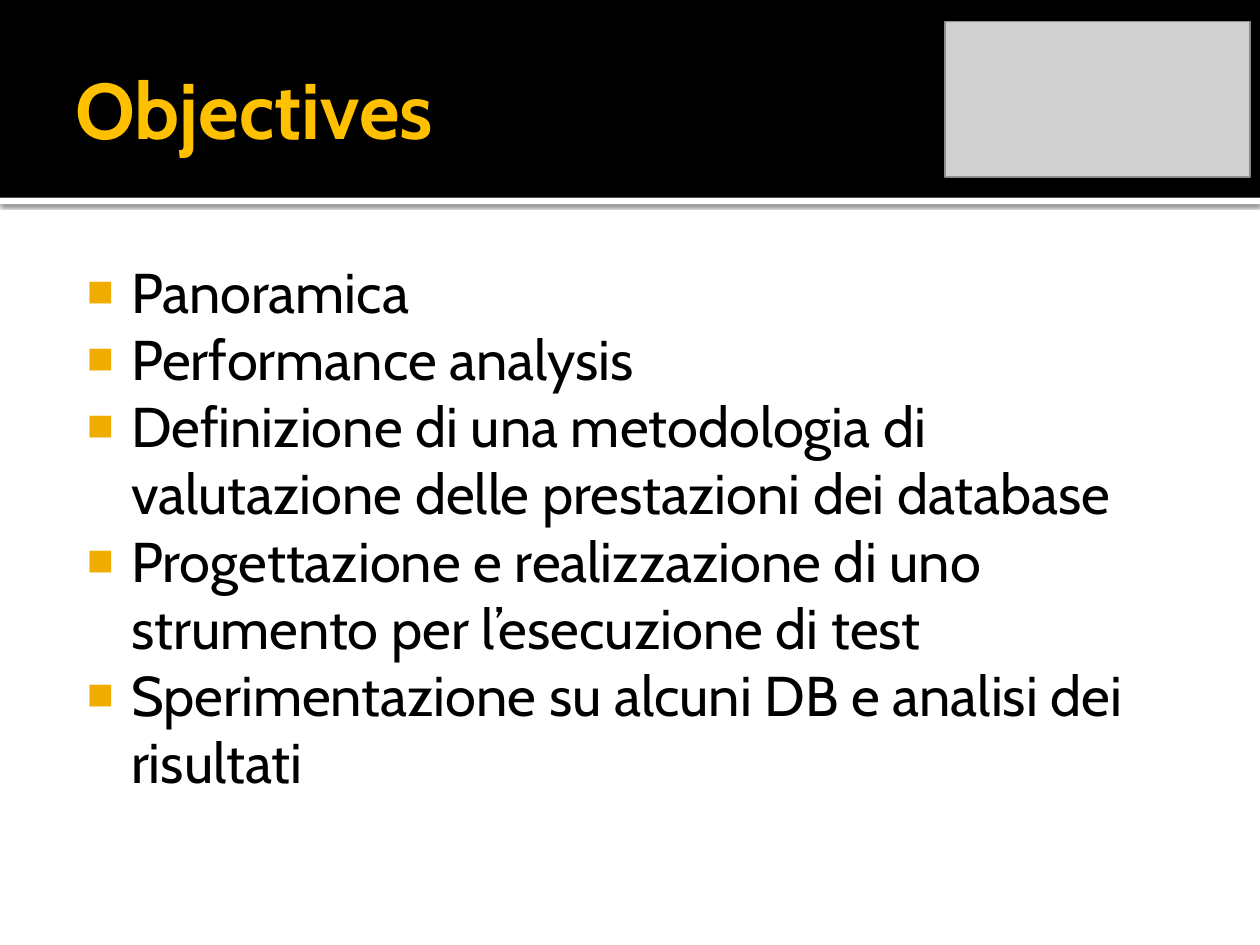
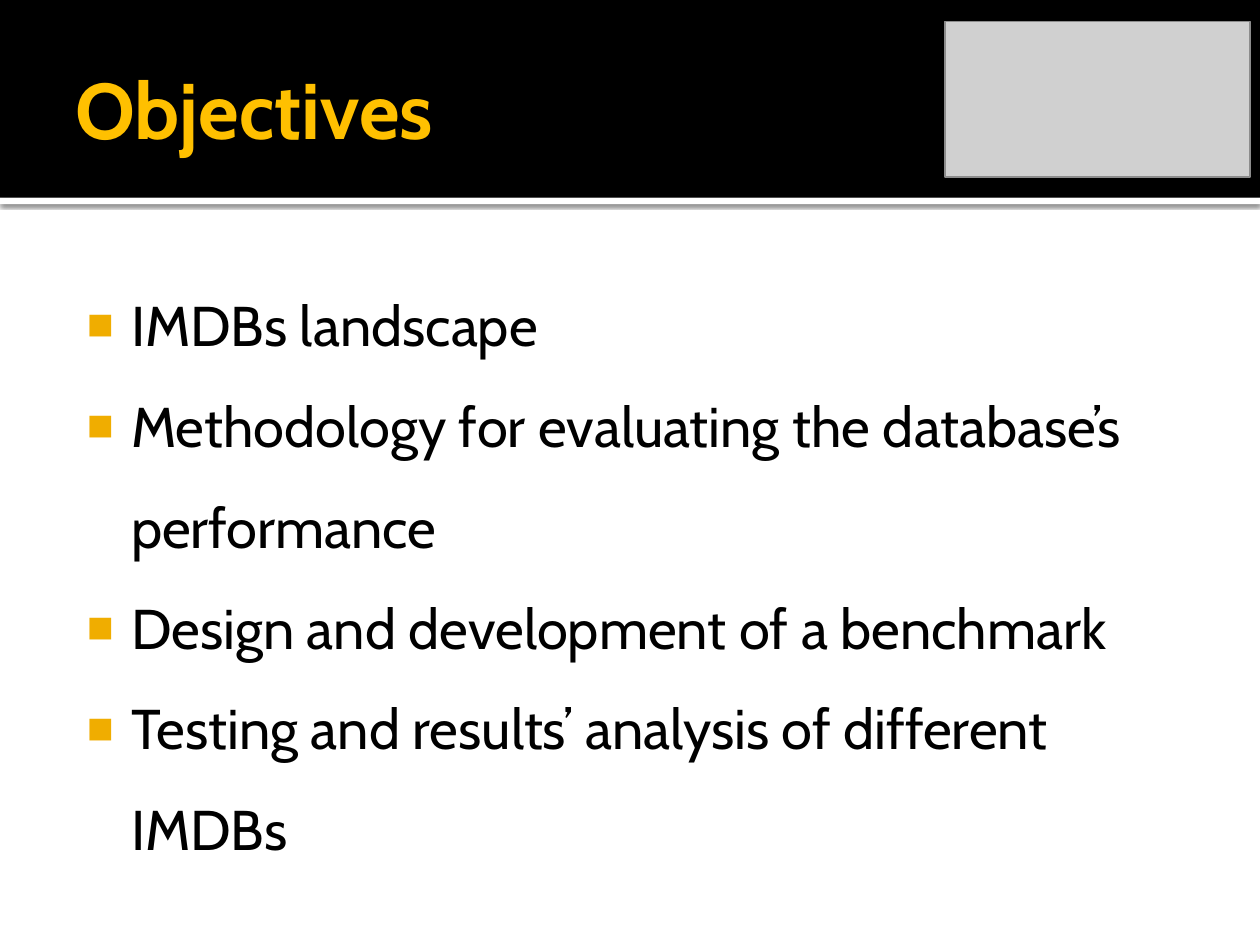
Before and after one commit to rickilama54/portable-db-bench, a slide deck: slide 4 of tesi/presentazione/Barbagallo-IMDB.pptx. Drawn at 1260x945 pixels with LibreOffice and Linux fonts; fonts in the diff are those of the drawing; grey boxes stand for pictures. Boxes give left, top, right and bottom in pixels: in the first picture for what was removed or moved away, otherwise in the second. Text is boxed around its words. In the diff, an @@ line names an element or a change of style, - is before the commit and + after.

```diff
--- a/tesi/presentazione/Barbagallo-IMDB.pptx
+++ b/tesi/presentazione/Barbagallo-IMDB.pptx
@@ text at (x1=131, y1=304, x2=1120, y2=851): text changed @@
-■ Panoramica
-■ Performance analysis
-■ Definizione di una metodologia di valutazione delle prestazioni dei database
-■ Progettazione e realizzazione di uno strumento per l’esecuzione di test
-■ Sperimentazione su alcuni DB e analisi dei risultati
+■ IMDBs landscape
+■ Methodology for evaluating the database’s performance
+■ Design and development of a benchmark
+■ Testing and results’ analysis of different IMDBs
```
Also in this commit, not shown: 1 other slide changed.
